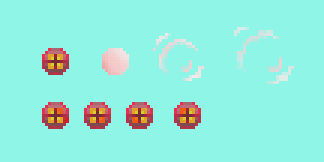
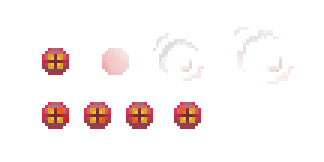
Before/after of a w=324, h=162 layered artwork. What changed in the layer stack:
hid "Слой 0" over [0, 0, 324, 162]
